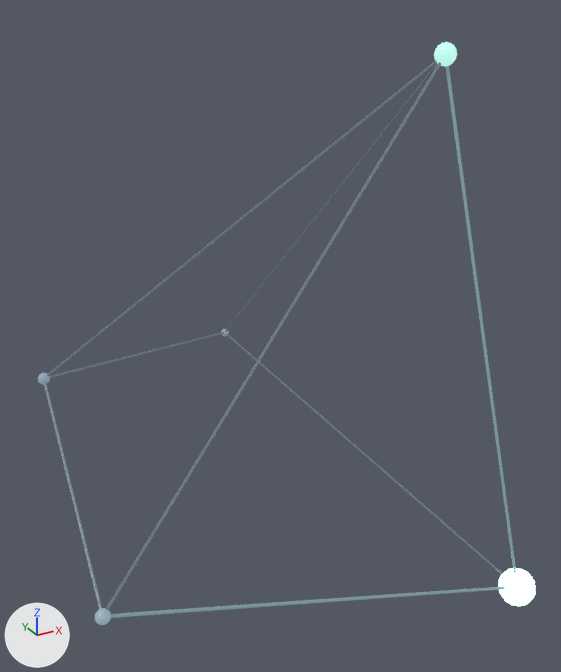
The glTF model docs/figures/fly-brain/turntable.glb: old version first, new version second.
The view is the same before and after, from a camera (50 mm lens) standing at (-1.01, -2.0, 1.13) and looking at (0.15, 0.11, 0.08). Arrows for +X, +Y and +Z are at lower left; the lights stay in place. The picture after the commit comes second. Where no turn or scale is listed for an object, it has been applied to the vertices. Vertices at exactly the same position are counted once.

The first picture shows 'brain'.
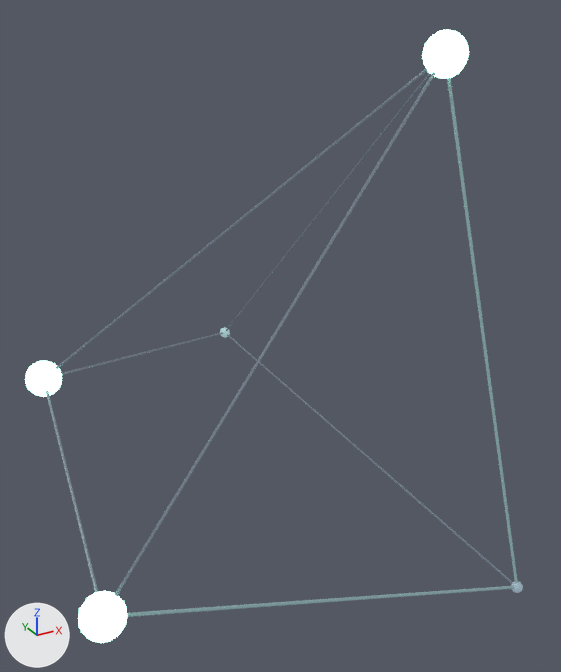
Changed parts and their boxes [x1, y1, x2, y2] in the pictures (561 x 672 px; the box of a moved part takes in the faces that stretch with it):
'brain', reshaped
    before: [38, 42, 535, 625]
    after: [25, 29, 523, 643]
part 1 of me_sphere, added
    after: [511, 581, 523, 593]
part 2 of me_sphere, added
    after: [78, 591, 127, 643]
part 3 of me_sphere, moved or reshaped
    before: [498, 568, 535, 606]
    after: [422, 29, 469, 79]
part 4 of me_sphere, added
    after: [25, 360, 62, 397]
part 5 of me_sphere, deleted
    before: [38, 373, 50, 385]
part 6 of me_sphere, deleted
    before: [434, 42, 457, 67]
part 7 of me_sphere, deleted
    before: [95, 608, 111, 625]
part 8 of me_sphere, moved or reshaped
    before: [221, 329, 229, 336]
    after: [220, 327, 230, 338]

The change in detail:
In material 'node-0-mat' (mat_node_0_mat), emission_color goes from (0.4, 1.0, 0.693) (green #aaffd9) to (0.188, 0.255, 0.303) (greyish blue #788a96).
In material 'node-0-mat' (mat_node_0_mat), emission_strength goes from 3.896 to 1.0.
Material 'node-1-mat' (mat_node_1_mat) changes colour from greyish blue #5f6f77 to green #8fd8b8; in linear values from (0.115, 0.159, 0.186) to (0.276, 0.685, 0.478).
In material 'node-1-mat' (mat_node_1_mat), emission_color goes from (0.193, 0.267, 0.313) (greyish blue #7a8d98) to (0.403, 1.0, 0.698) (green #aaffda).
In material 'node-1-mat' (mat_node_1_mat), emission_strength goes from 1.0 to 3.661.
In material 'node-2-mat' (mat_node_2_mat), emission_strength goes from 1.0 to 3.896.
In material 'node-4-mat' (mat_node_4_mat), emission_color goes from (0.169, 0.217, 0.272) (greyish blue #72808e) to (0.411, 1.0, 0.709) (green #acffdb).
In material 'node-4-mat' (mat_node_4_mat), emission_strength goes from 1.0 to 3.154.
me_sphere is used by ob_brain; location (0.71, -0.545, -0.732).
me_sphere had 538 vertices, 1020 faces and spanned x -1.41..0.06, y -0.06..1.56, z -0.06..1.74.
me_sphere now has 538 vertices, 1020 faces and spans x -1.45..0.02, y -0.02..1.57, z -0.02..1.78.
me_sphere part 1: a new loose piece, a UV sphere (12 segments, 8 rings, poles along z) spanning x -0.02..0.02, y -0.02..0.02, z -0.02..0.02, in mat_node_0_mat (greyish blue #5f6d77, glowing greyish blue #788a96).
me_sphere part 2: a new loose piece, a UV sphere (12 segments, 8 rings, poles along z) spanning x -1.45..-1.33, y 0.01..0.13, z 0.39..0.51, in mat_node_1_mat (green #8fd8b8, glowing green #aaffda).
me_sphere part 3: the loose piece of 86 vertices spanning x -0.06..0.06, y -0.06..0.06, z -0.06..0.06 is moved by (-0.26, 0.29, 1.71), in mat_node_2_mat (green #91dbba, glowing green #aaffd9).
me_sphere part 4: a new loose piece, a UV sphere (12 segments, 8 rings, poles along z) spanning x -1.38..-1.27, y 0.76..0.87, z 0.7..0.82, in mat_node_4_mat (green #8bd0b3, glowing green #acffdb).
me_sphere part 5: the loose piece of 86 vertices spanning x -1.34..-1.3, y 0.8..0.83, z 0.74..0.78 is deleted.
me_sphere part 6: the loose piece of 86 vertices spanning x -0.29..-0.23, y 0.26..0.32, z 1.68..1.74 is deleted.
me_sphere part 7: the loose piece of 86 vertices spanning x -1.41..-1.37, y 0.05..0.09, z 0.43..0.47 is deleted.
Part 8, on me_sphere:
34 vertices are removed from x -0.38..-0.35, y 1.53..1.56, z 0.42..0.46.
159 faces are deleted.
18 vertices move from x -0.38..-0.35, y 1.53..1.56, z 0.42..0.46 to x -0.39..-0.35, y 1.53..1.56, z 0.42..0.46.
34 vertices are added at x -0.39..-0.34, y 1.52..1.57, z 0.42..0.47.
159 new faces join them, mat_node_3_mat (greyish cyan #647c7e, glowing greyish cyan #8aaaad).
